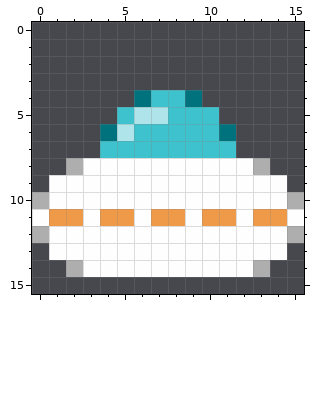
Pixel-art file, stored at Graphics/Sprites/UFO.ase. That is the earlier state.
16x16 pixels, 1 frame.
New version:
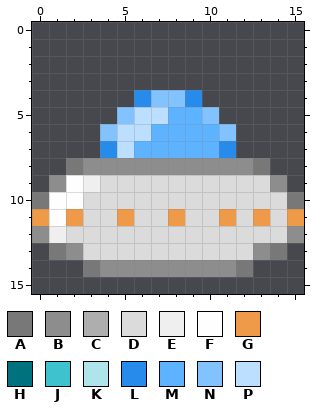
Palette (. is transparent): A #787878  B #8d8d8d  C #aeaeae  D #dbdbdb  E #efefef  F #fefeff  G #ef9a49  H #00727d  J #3ec2cd  K #afe5ea  L #268bea  M #5db3ff  N #82c2ff  P #bcdfff
Changes in this commit:
Changed rows in their new state; - is an unchanged pixel.
first column x 0:
 4 ------LNNL------
 5 -----NPPMMN-----
 6 ----NPPMMMMN----
 7 ----LPMMMMML----
 8 --ABBBBBBBBBBA--
 9 -B-EDDDDDDDDDDB-
10 A--DDDDDDDDDDDDA
11 GF-DD-DD-DD-D-DG
12 BEDDDDDDDDDDDDDB
13 -ABDDDDDDDDDDBA-
14 --.ABBBBBBBBA.--
Pixel boxes of the changes (left, top, right, bottom) in both pictures:
changed: (32, 90, 304, 277)
